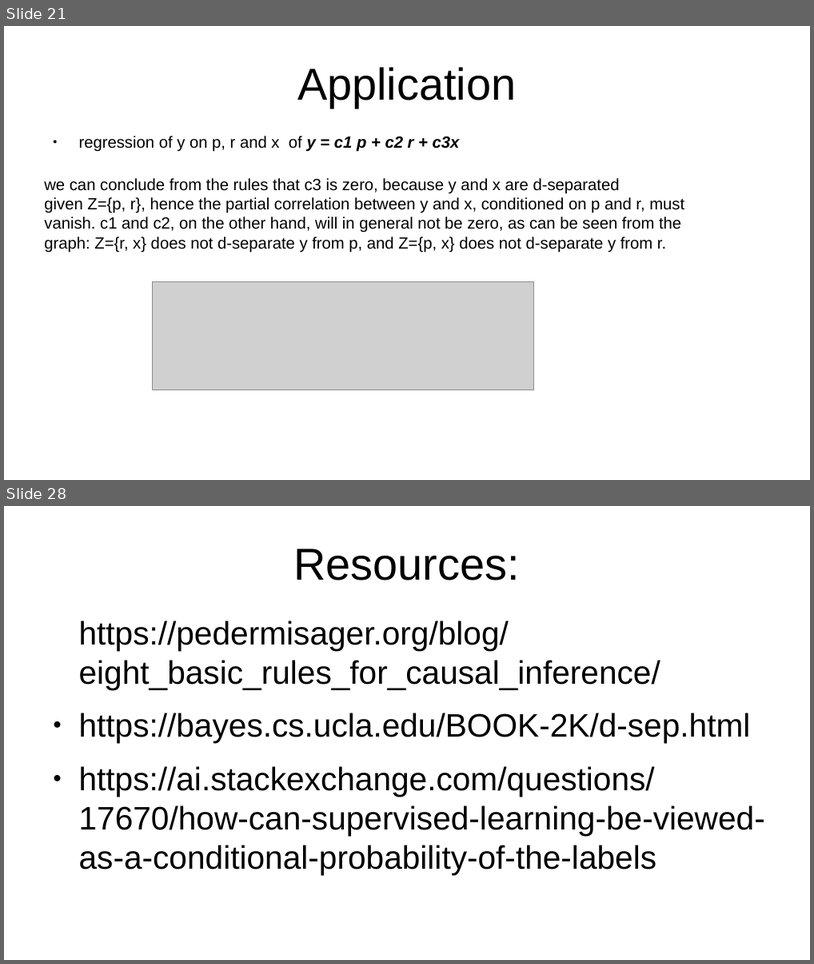
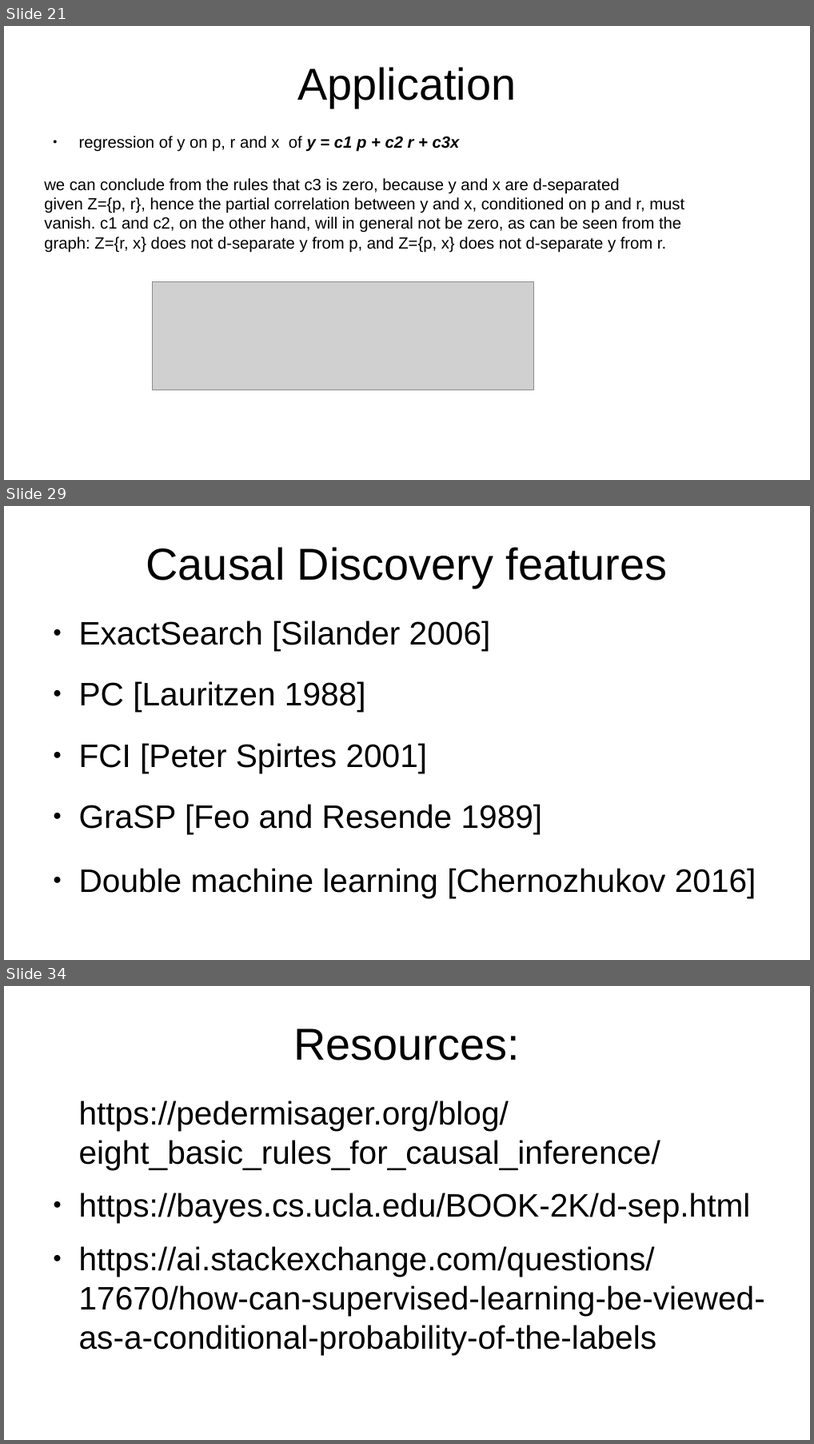
Before and after one commit to emoen/CausalityDiscoveryCrunchDAO, a slide deck: presentation/HIBRAIN_March_25.odp. Shown one above the other, each under a label of ours: slides 21 and 28 before the commit, slides 21, 29 and 34 after it; the slides between them are not shown. The pictures are 814x964 and 814x1444 pixels, drawn with LibreOffice and Linux fonts; fonts in the diff are those of the drawing; grey boxes stand for pictures. Boxes give left, top, right and bottom in pixels: in the first picture for what was removed or moved away, otherwise in the second. Text is boxed around its words. In the diff, an @@ line names an element or a change of style, - is before the commit and + after.

```diff
--- a/presentation/HIBRAIN_March_25.odp
+++ b/presentation/HIBRAIN_March_25.odp
@@ slide 29 added at [4,506,810,960], background #FFFFFF @@
@@ title added at [146,547,668,588], 44 pt, text #000000 @@
+Causal Discovery features
@@ text added at [79,620,757,897], 32 pt, text #000000 @@
+● ExactSearch [Silander 2006]
+● PC [Lauritzen 1988]
+● FCI [Peter Spirtes 2001]
+● GraSP [Feo and Resende 1989]
+● Double machine learning [Chernozhukov 2016]
@@ what was slide 28 is now slide 34 @@
```
Also in this commit, not shown: 4 slides changed, 10 other slides added, 5 slides removed, 1 other file.
